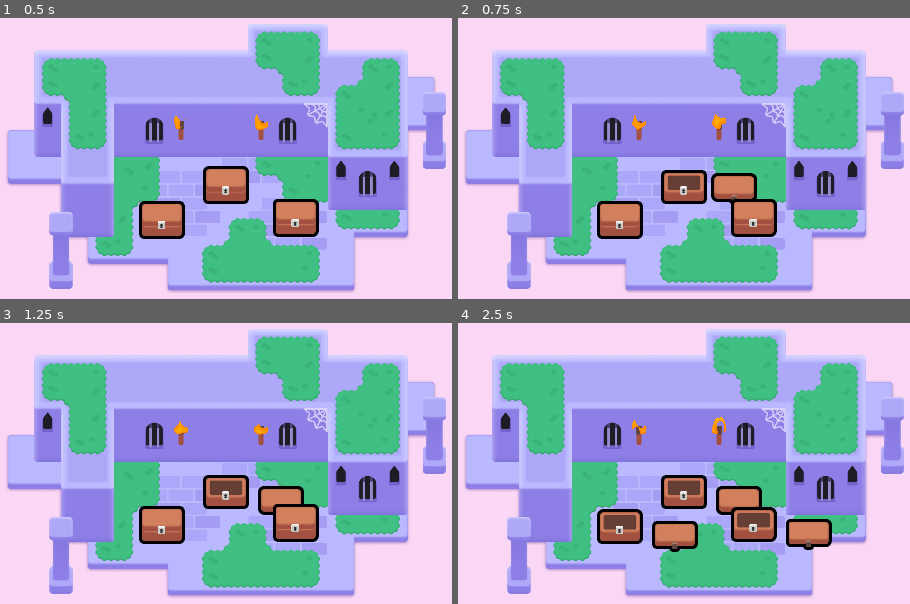
Above: before the commit, frames 1-4 (two rows, left to right).
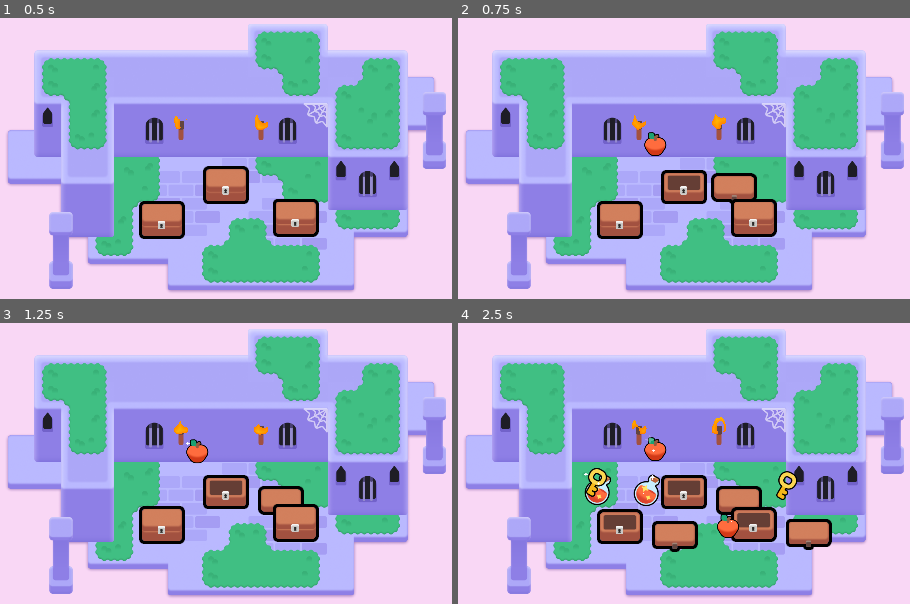
Above: after the commit, the same moments.

Repository: qzjo/2d-GameDev-Course
Game: Godot game, scene res://lessons/mini_dungeon.tscn
The game is run twice, just before and just after one commit, with the same random seed, the same clock (stepped at 60 frames per second) and the same inputs.
Inputs (mouse positions are in pixels of both pictures, inside the frame that each line leads up to):
- Up to frame 1 (0.5 s): no input
- Up to frame 2 (0.75 s): tap Enter at 0.5 s; move the mouse to (684, 186) at 0.52 s; press the mouse at (684, 186) at 0.53 s; hold D (move_right) from 0.53 s (still down)
- Up to frame 3 (1.25 s): keep holding D (move_right); tap Space at 0.77 s
- Up to frame 4 (2.5 s): move the mouse to (620, 525) at 1.27 s; release D (move_right) at 1.28 s; release the mouse at (620, 525) at 1.28 s; hold S (move_down) 1.28-2.03 s; right-click (620, 525) at 1.35 s; click (620, 525) at 1.42 s; tap Space at 1.52 s; move the mouse to (751, 522) at 2.02 s; hold D (move_right) from 2.03 s (still down); tap Z at 2.1 s; click (751, 522) at 2.17 s

Frame 1 is identical in both runs. In frame 2, 0.3% of the frame differs, in the area x 41-47%, y 40-50%; in frame 3, 0.3%; in frame 4, 2.0%, in the area x 27-75%, y 40-77%.

Commit message:
L6-Spawn-random-loot

Diff:
--- a/M06.looting_workbook/lessons/chest/chest.gd
+++ b/M06.looting_workbook/lessons/chest/chest.gd
@@ -2,7 +2,19 @@
 
 @onready var animation_player: AnimationPlayer = $AnimationPlayer
 @onready var canvas_group: = $CanvasGroup
+@export var possible_items: Array[PackedScene] = []
 
+
+
+func _spawn_random_item() -> void:
+	var loot_item: Area2D = possible_items.pick_random().instantiate()
+	add_child(loot_item)
+
+
+	var random_angle := randf_range(0.0, 2.0 * PI)
+	var random_direction := Vector2(1.0, 0.0).rotated(random_angle)
+	var random_distance := randf_range(60.0, 120.0)
+	loot_item.position = random_direction * random_distance
 
 func _input_event(viewport: Node, event: InputEvent, shape_idx: int):
 
@@ -20,6 +32,11 @@
 	animation_player.play("open")
 	input_pickable = false
 
+	if possible_items.is_empty():
+		return
+
+	for current_index in range(randi_range(1, 3)):
+		_spawn_random_item()
 
 
 func _ready():
--- a/M06.looting_workbook/lessons/chest/chest.tscn
+++ b/M06.looting_workbook/lessons/chest/chest.tscn
@@ -1,10 +1,13 @@
-[gd_scene load_steps=11 format=3 uid="uid://dhv8u8vl7ovab"]
+[gd_scene load_steps=14 format=3 uid="uid://dhv8u8vl7ovab"]
 
 [ext_resource type="Script" path="res://lessons/chest/chest.gd" id="1_qefgu"]
 [ext_resource type="Texture2D" uid="uid://c3hwsm5ugp8qw" path="res://lessons/chest/bottom.png" id="1_qilwo"]
 [ext_resource type="Texture2D" uid="uid://bnem1cahhoxdk" path="res://lessons/chest/top.png" id="2_6a31e"]
+[ext_resource type="PackedScene" uid="uid://0i1g0cunmseb" path="res://lessons/items/apple.tscn" id="2_7mwnb"]
 [ext_resource type="Shader" path="res://lessons/chest/group_outline.gdshader" id="2_shopm"]
+[ext_resource type="PackedScene" uid="uid://ctqyr0ufyoktk" path="res://lessons/items/key.tscn" id="3_647h7"]
 [ext_resource type="Texture2D" uid="uid://bu2jin246nel5" path="res://lessons/chest/lock.png" id="3_ofval"]
+[ext_resource type="PackedScene" uid="uid://hdxqgspfcaur" path="res://lessons/items/potion.tscn" id="4_8ywmq"]
 
 [sub_resource type="RectangleShape2D" id="RectangleShape2D_xgdhm"]
 size = Vector2(96, 77)
@@ -55,6 +58,7 @@
 [node name="Chest" type="Area2D"]
 position = Vector2(-10, -37)
 script = ExtResource("1_qefgu")
+possible_items = Array[PackedScene]([ExtResource("2_7mwnb"), ExtResource("3_647h7"), ExtResource("4_8ywmq")])
 
 [node name="CollisionShape2D" type="CollisionShape2D" parent="."]
 visible = false
--- a/M06.looting_workbook/practices/L6.P1.the_pinata/balloon_pinata.gd
+++ b/M06.looting_workbook/practices/L6.P1.the_pinata/balloon_pinata.gd
@@ -19,14 +19,17 @@
 
 func spawn_candy() -> void:
 	# You have to loop 3 times over the next lines of code!
-	for current_index in range(0):
+	for current_index in range(3):
 		# Complete the variables to calculate a random position in a circle using polar coordinates.
-		var radius := 0.0
-		var angle := 0.0
+		var radius := randf_range(0.0, 100.0)
+		var angle := randf_range(0.0, 2.0 * PI)
 
-		var random_direction := Vector2()
-		var random_position := Vector2()
+		var random_direction := Vector2(1.0, 0.0).rotated(angle)
+		var random_position := Vector2(radius * random_direction)
+
 
 		# Instantiate and add the candy as a child of the piñata.
 		const CANDY_PACKED_SCENE := preload("candy/candy.tscn")
-		var candy: Node2D = null
+		var candy: Node2D = CANDY_PACKED_SCENE.instantiate()
+		add_child(candy)
+		candy.position = random_position
--- a/M06.looting_workbook/practices/L6.P1.the_pinata/balloon_pinata.tscn
+++ b/M06.looting_workbook/practices/L6.P1.the_pinata/balloon_pinata.tscn
@@ -1,9 +1,10 @@
-[gd_scene load_steps=6 format=3]
+[gd_scene load_steps=7 format=3 uid="uid://cs4k5euve3nra"]
 
 [ext_resource type="Script" path="res://practices/L6.P1.the_pinata/balloon_pinata.gd" id="1_w1uds"]
-[ext_resource type="Material" path="res://practices/L6.P1.the_pinata/material.tres" id="2_h718a"]
-[ext_resource type="Texture2D" path="res://practices/L6.P1.the_pinata/balloon_tail.png" id="3_8kwgq"]
-[ext_resource type="Texture2D" path="res://practices/L6.P1.the_pinata/balloon_top.png" id="4_5cass"]
+[ext_resource type="Material" uid="uid://dwoekm186ke5c" path="res://practices/L6.P1.the_pinata/material.tres" id="2_h718a"]
+[ext_resource type="Texture2D" uid="uid://ypt6hxuqpeen" path="res://practices/L6.P1.the_pinata/balloon_tail.png" id="3_8kwgq"]
+[ext_resource type="Texture2D" uid="uid://c5wl76sq80jjm" path="res://practices/L6.P1.the_pinata/balloon_top.png" id="4_5cass"]
+[ext_resource type="PackedScene" uid="uid://eujxcp85jnev" path="res://addons/gdquest_practice_framework/practice_solutions/L6.P1.the_pinata/candy/candy.tscn" id="5_wed3p"]
 
 [sub_resource type="CapsuleShape2D" id="CapsuleShape2D_xb8xq"]
 radius = 47.0
@@ -32,3 +33,12 @@
 position = Vector2(0, -79)
 texture = ExtResource("4_5cass")
 offset = Vector2(0, 5)
+
+[node name="Candy" parent="." instance=ExtResource("5_wed3p")]
+position = Vector2(206, 199)
+
+[node name="Candy2" parent="." instance=ExtResource("5_wed3p")]
+position = Vector2(-620, 23)
+
+[node name="Candy3" parent="." instance=ExtResource("5_wed3p")]
+position = Vector2(316, -243)
--- a/M06.looting_workbook/practices/L6.P1.the_pinata/the_pinata.tscn
+++ b/M06.looting_workbook/practices/L6.P1.the_pinata/the_pinata.tscn
@@ -1,16 +1,11 @@
-[gd_scene load_steps=3 format=3]
+[gd_scene load_steps=2 format=3 uid="uid://cveu2jevc185a"]
 
-[ext_resource type="PackedScene" path="res://practices/L6.P1.the_pinata/balloon_pinata.tscn" id="1_33y8y"]
-[ext_resource type="Script" path="res://practices/L6.P1.the_pinata/balloon_pinata.gd" id="2_qwpvp"]
+[ext_resource type="PackedScene" uid="uid://cs4k5euve3nra" path="res://practices/L6.P1.the_pinata/balloon_pinata.tscn" id="1_33y8y"]
 
 [node name="ThePiñata" type="Node2D"]
 metadata/_edit_horizontal_guides_ = []
 
-[node name="BalloonPinata" type="Area2D" parent="." instance=ExtResource("1_33y8y")]
-position = Vector2(960, 540)
-collision_layer = 2
-collision_mask = 0
-script = ExtResource("2_qwpvp")
+[node name="BalloonPinata" parent="." instance=ExtResource("1_33y8y")]
 
 [node name="ExtraVisuals" type="Node" parent="."]
 
